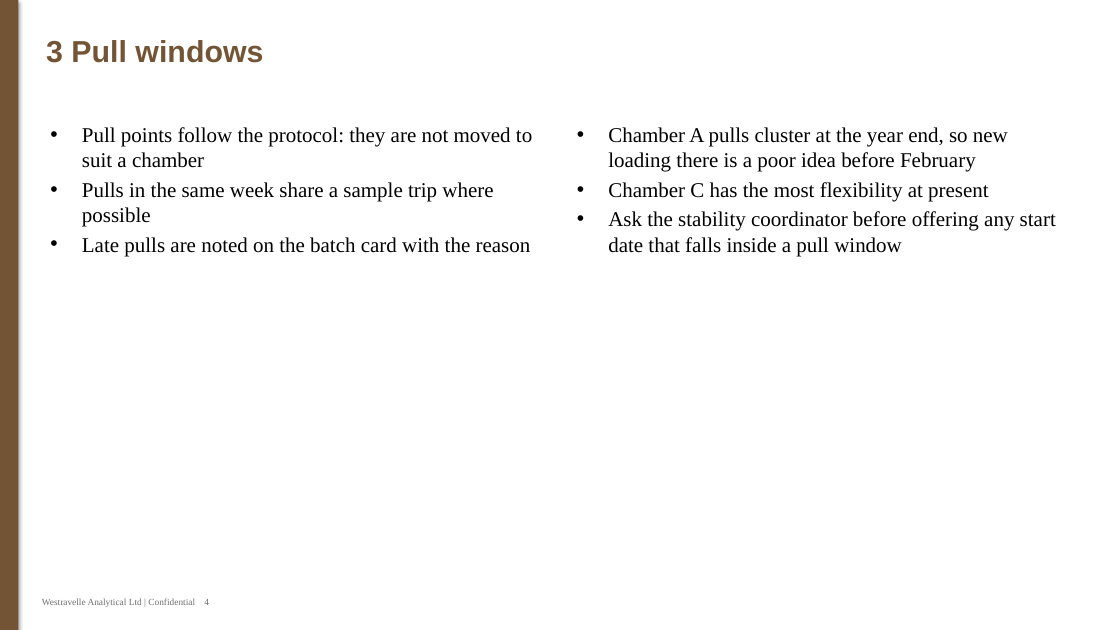
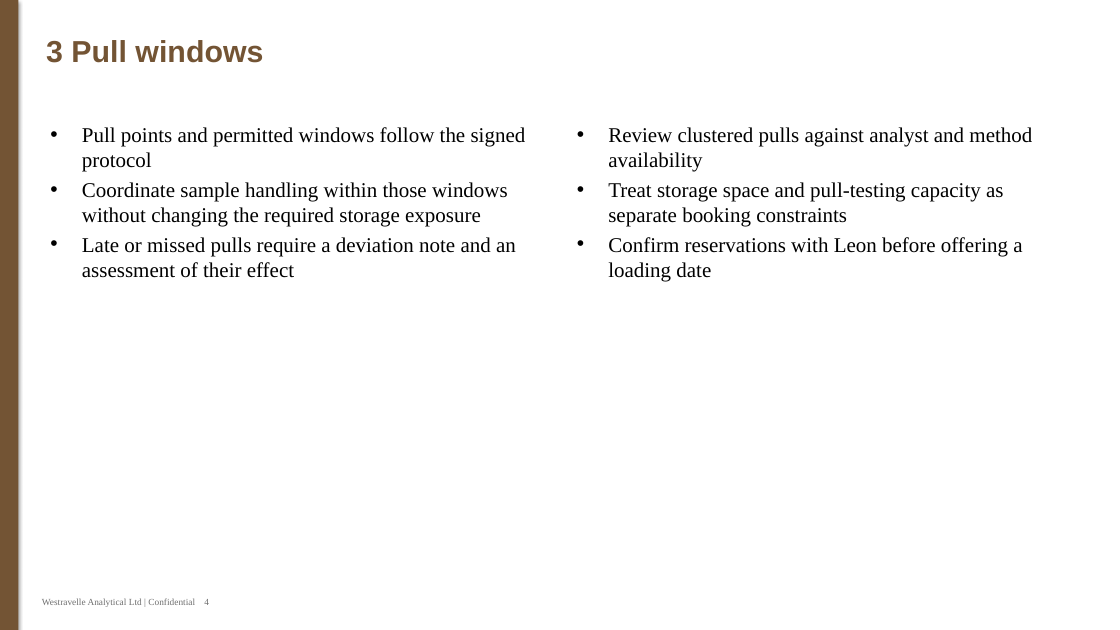
Before and after one commit to 60xAI/portco-mock-dataset, a slide deck: slide 4 of output/archive/Archive/Users/garethb_old_laptop/Commercial/Capacity_Reviews/CHAMBER_CAPACITY_2017_Rev02.pptx. Drawn at 1120x630 pixels with LibreOffice and Linux fonts; fonts in the diff are those of the drawing. Boxes give left, top, right and bottom in pixels: in the first picture for what was removed or moved away, otherwise in the second. Text is boxed around its words. In the diff, an @@ line names an element or a change of style, - is before the commit and + after.

Commit message:
Stage 8 review fixes: E-024

```diff
--- a/output/archive/Archive/Users/garethb_old_laptop/Commercial/Capacity_Reviews/CHAMBER_CAPACITY_2017_Rev02.pptx
+++ b/output/archive/Archive/Users/garethb_old_laptop/Commercial/Capacity_Reviews/CHAMBER_CAPACITY_2017_Rev02.pptx
@@ text at [82, 127, 526, 278]: text changed @@
-• Pull points follow the protocol: they are not moved to suit a chamber
-• Pulls in the same week share a sample trip where possible
-• Late pulls are noted on the batch card with the reason
+• Pull points and permitted windows follow the signed protocol
+• Coordinate sample handling within those windows without changing the required storage exposure
+• Late or missed pulls require a deviation note and an assessment of their effect
@@ text at [608, 127, 1032, 281]: text changed @@
-• Chamber A pulls cluster at the year end, so new loading there is a poor idea before February
-• Chamber C has the most flexibility at present
-• Ask the stability coordinator before offering any start date that falls inside a pull window
+• Review clustered pulls against analyst and method availability
+• Treat storage space and pull-testing capacity as separate booking constraints
+• Confirm reservations with Leon before offering a loading date
```
Also in this commit, not shown: 4 other slides changed, 1 slide added, 2 slides removed, 1 other file.
